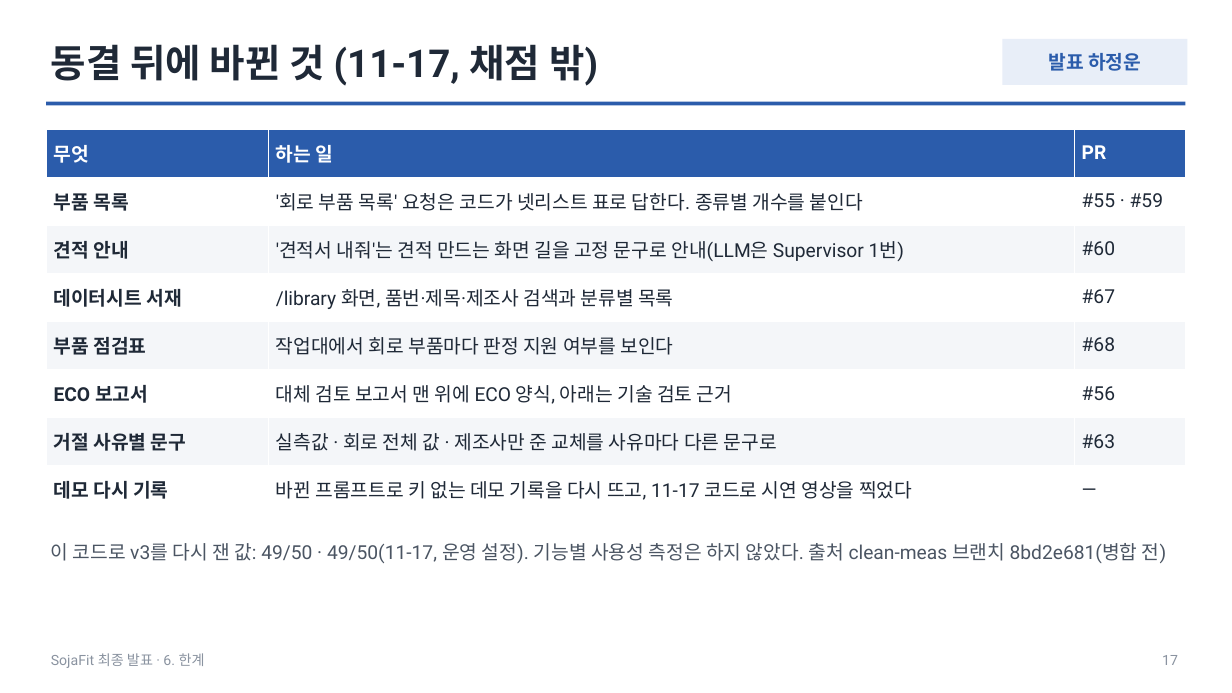
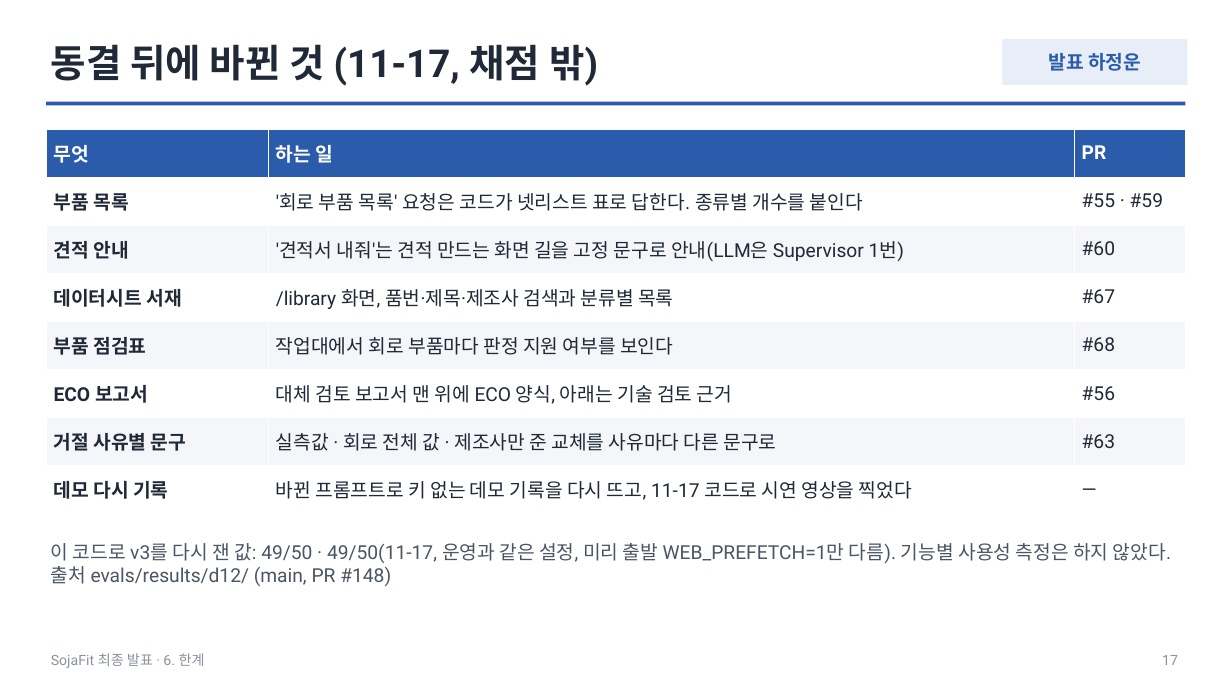
Before and after one commit to HJU5022/SojaFit, a slide deck: slide 17 of docs/deliverables/presentation/sojafit-final-2026-11-18.pptx. Drawn at 1232x693 pixels with LibreOffice and Linux fonts; fonts in the diff are those of the drawing. Boxes give left, top, right and bottom in pixels: in the first picture for what was removed or moved away, otherwise in the second. Text is boxed around its words. In the diff, an @@ line names an element or a change of style, - is before the commit and + after.

Commit message:
docs: 시연 영상을 시연 전용 계정 · 운영 코드(28b14600)로 다시 녹화(1분 35초)하고, 발표 덱 · 제출 문서의 길이 · 리비전을 맞추고, 11-17 작업 기록과 최종 동결 표기를 더한다

```diff
--- a/docs/deliverables/presentation/sojafit-final-2026-11-18.pptx
+++ b/docs/deliverables/presentation/sojafit-final-2026-11-18.pptx
@@ text at <box>51,543,1171,586</box>: text changed @@
-이 코드로 v3를 다시 잰 값: 49/50 · 49/50(11-17, 운영 설정). 기능별 사용성 측정은 하지 않았다. 출처 clean-meas 브랜치 8bd2e681(병합 전)
+이 코드로 v3를 다시 잰 값: 49/50 · 49/50(11-17, 운영과 같은 설정, 미리 출발 WEB_PREFETCH=1만 다름). 기능별 사용성 측정은 하지 않았다. 출처 evals/results/d12/ (main, PR #148)
```
Also in this commit, not shown: 6 other slides changed, 10 other files.
